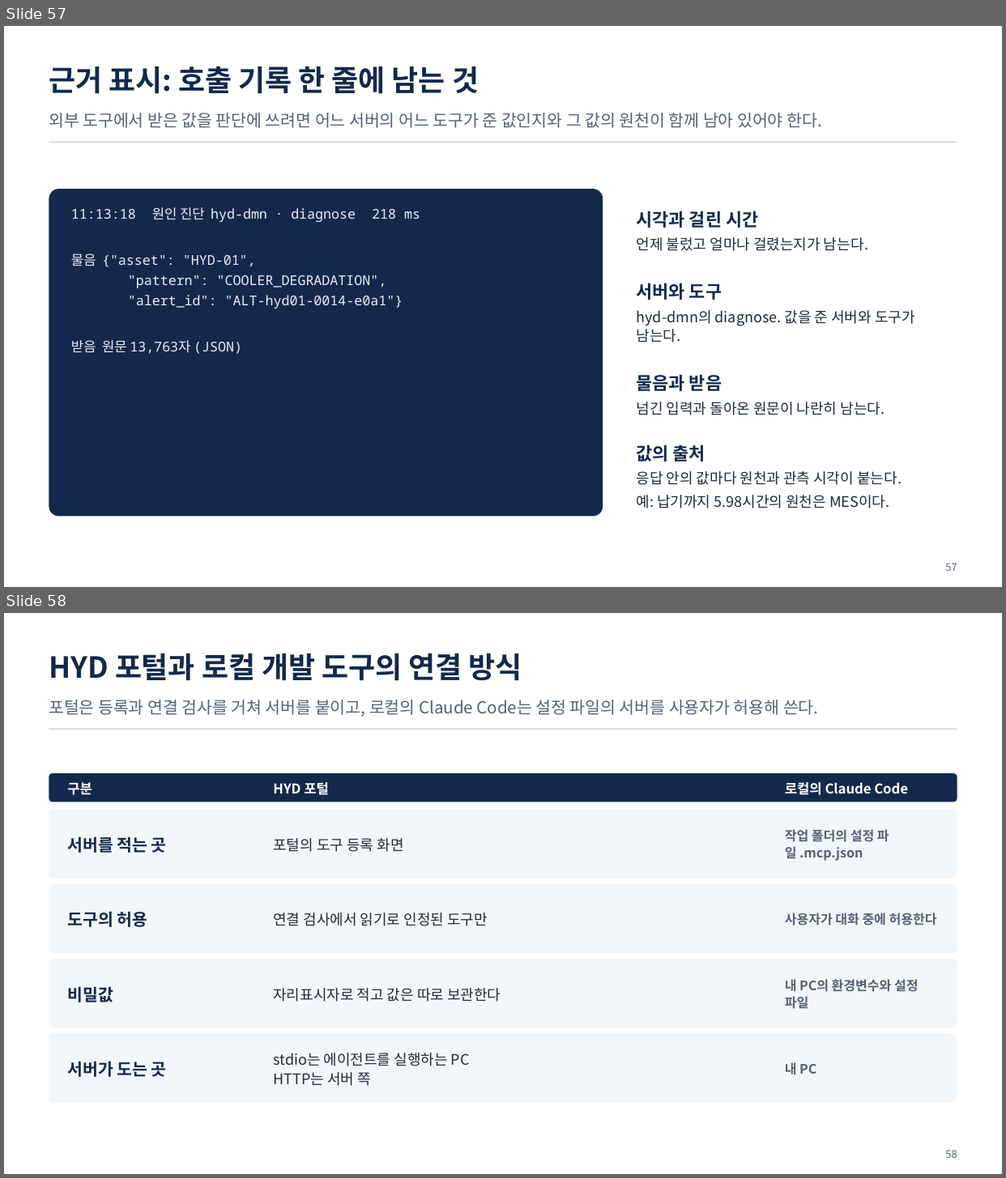
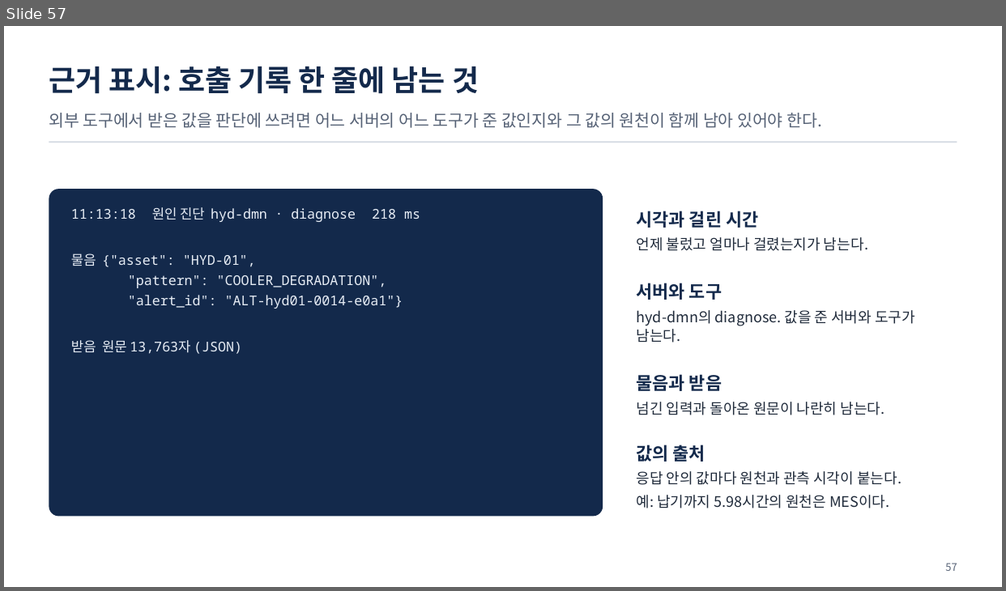
Before and after one commit to uengine-oss/hyd-iot-edu, a slide deck: docs/교재/통합반/06일차/통합반_06일차.pptx. Shown one above the other, each under a label of ours: slides 57 and 58 before the commit, slide 57 after it. The pictures are 1006x1178 and 1006x591 pixels, drawn with LibreOffice and Linux fonts; fonts in the diff are those of the drawing. Boxes give left, top, right and bottom in pixels: in the first picture for what was removed or moved away, otherwise in the second. Text is boxed around its words. In the diff, an @@ line names an element or a change of style, - is before the commit and + after.

```diff
--- a/docs/교재/통합반/06일차/통합반_06일차.pptx
+++ b/docs/교재/통합반/06일차/통합반_06일차.pptx
@@ slide 58 removed at (x1=4, y1=613, x2=1002, y2=1174), background #FFFFFF @@
@@ text removed at (x1=49, y1=653, x2=522, y2=681) @@
-HYD 포털과 로컬 개발 도구의 연결 방식
@@ text removed at (x1=49, y1=700, x2=819, y2=717) @@
-포털은 등록과 연결 검사를 거쳐 서버를 붙이고, 로컬의 Claude Code는 설정 파일의 서버를 사용자가 허용해 쓴다.
@@ rectangle removed at (x1=49, y1=728, x2=957, y2=730) @@
@@ rounded rectangle removed at (x1=49, y1=773, x2=957, y2=802) @@
@@ text removed at (x1=67, y1=782, x2=92, y2=795) @@
-구분
@@ text removed at (x1=273, y1=782, x2=329, y2=795) @@
-HYD 포털
@@ text removed at (x1=785, y1=782, x2=908, y2=795) @@
-로컬의 Claude Code
@@ rounded rectangle removed at (x1=49, y1=809, x2=957, y2=879) @@
@@ text removed at (x1=785, y1=829, x2=889, y2=861) @@
-작업 폴더의 설정 파일 .mcp.json
@@ text removed at (x1=67, y1=837, x2=167, y2=853) @@
-서버를 적는 곳
@@ text removed at (x1=273, y1=838, x2=403, y2=852) @@
-포털의 도구 등록 화면
@@ rounded rectangle removed at (x1=49, y1=884, x2=957, y2=954) @@
@@ text removed at (x1=67, y1=911, x2=148, y2=927) @@
-도구의 허용
@@ text removed at (x1=273, y1=913, x2=488, y2=926) @@
-연결 검사에서 읽기로 인정된 도구만
@@ text removed at (x1=785, y1=913, x2=937, y2=926) @@
-사용자가 대화 중에 허용한다
@@ rounded rectangle removed at (x1=49, y1=959, x2=957, y2=1029) @@
@@ text removed at (x1=67, y1=986, x2=113, y2=1003) @@
-비밀값
@@ text removed at (x1=273, y1=988, x2=501, y2=1002) @@
-자리표시자로 적고 값은 따로 보관한다
@@ text removed at (x1=785, y1=979, x2=918, y2=1009) @@
-내 PC의 환경변수와 설정 파일
@@ rounded rectangle removed at (x1=49, y1=1033, x2=957, y2=1103) @@
@@ text removed at (x1=67, y1=1061, x2=167, y2=1077) @@
-서버가 도는 곳
@@ text removed at (x1=273, y1=1053, x2=470, y2=1086) @@
-stdio는 에이전트를 실행하는 PC
-HTTP는 서버 쪽
@@ text removed at (x1=785, y1=1063, x2=816, y2=1076) @@
-내 PC
@@ text removed at (x1=945, y1=1150, x2=957, y2=1158) @@
-58
```
Also in this commit, not shown: 10 slides changed, 25 other files.
